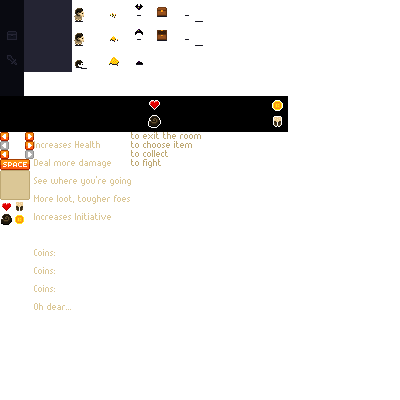
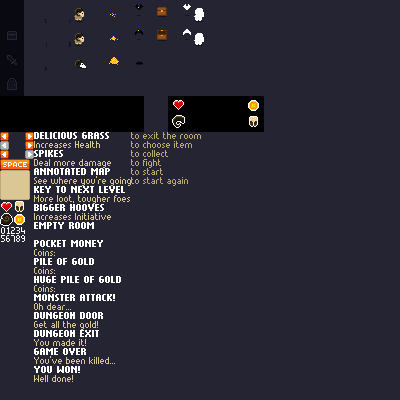
Two versions of the same layered image (400×400). Layer-by-layer changes:
painted on "main" over [7, 19, 72, 90]
painted on "icons copy" over [148, 100, 283, 128]
added group "DESCS" with 16 layers in group "ITEMS" over [34, 132, 135, 382]
moved "DELICIOUS GRASS Increases Health" into group "DESCS" over [34, 132, 109, 148]
moved "SPIKES Deal more damage" into group "DESCS" over [34, 150, 111, 168]
moved "ANNOTATED MAP See where you’re going copy" into group "DESCS" over [34, 168, 131, 186]
moved "KEY TO NEXT LEVEL More loot, tougher foes copy" into group "DESCS" over [34, 186, 130, 204]
moved "BIGGER HOOVES Increases Initiative" into group "DESCS" over [34, 204, 111, 220]
moved "EMPTY ROOM" into group "DESCS" over [36, 222, 92, 229]
moved "POCKET MONEY Coins:" into group "DESCS" over [34, 240, 103, 256]
moved "NICE PILE OF GOLD Coins:" into group "DESCS" over [34, 258, 94, 274]
moved "HUGE PILE OF GOLD Coins:" into group "DESCS" over [34, 276, 121, 292]
moved "A MONSTER ATTACKS! Oh dear..." into group "DESCS" over [34, 294, 115, 310]
added layer "DUNGEON DOOR Get all the gold!" in group "DESCS" over [34, 312, 103, 330]
added layer "DUNGEON EXIT You made it!" in group "DESCS" over [34, 330, 99, 346]
added layer "GAME OVER You’ve been killed..." in group "DESCS" over [34, 348, 115, 364]
added layer "YOU WON! Well done!" in group "DESCS" over [34, 366, 80, 382]
painted on "BG copy" over [144, 96, 288, 132]
added group "ACTIONS" with 6 layers in group "ITEMS" over [131, 132, 201, 186]
moved "to exit the room" into group "ACTIONS" over [131, 132, 201, 139]
moved "to choose item" into group "ACTIONS" over [131, 141, 192, 148]
moved "to fight" into group "ACTIONS" over [131, 159, 161, 168]
added layer "to start again" in group "ACTIONS" over [131, 177, 188, 186]
showed "Layer 3" over [0, 0, 400, 400]
…and 2 more changes (1 added, 1 stack)
